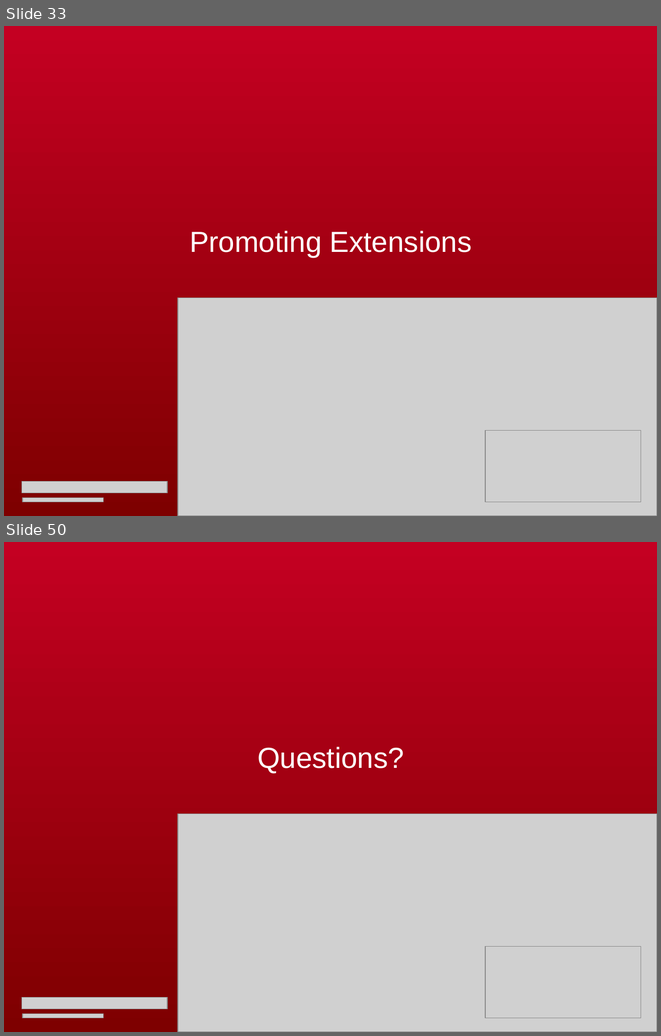
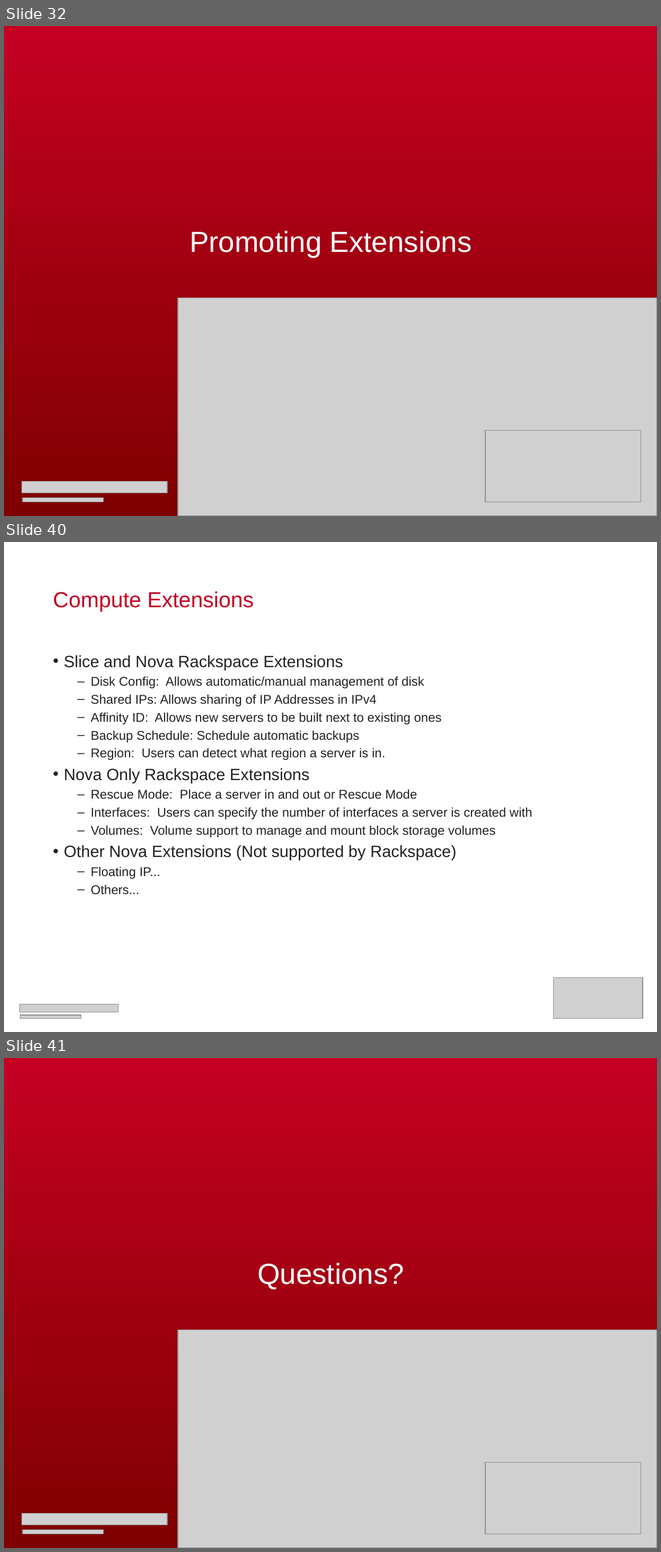
Before and after one commit to RackerWilliams/OpenStack-Extensions, a slide deck: Extensions.ppt. Shown one above the other, each under a label of ours: slides 33 and 50 before the commit, slides 32, 40 and 41 after it; the slides between them are not shown. The pictures are 661x1036 and 661x1552 pixels, drawn with LibreOffice and Linux fonts; fonts in the diff are those of the drawing; grey boxes stand for pictures. Boxes give left, top, right and bottom in pixels: in the first picture for what was removed or moved away, otherwise in the second. Text is boxed around its words. In the diff, an @@ line names an element or a change of style, - is before the commit and + after.

```diff
--- a/Extensions.ppt
+++ b/Extensions.ppt
@@ slide 40 added at [4,542,657,1032], background #FFFFFF @@
@@ title added at [53,591,254,611], 24 pt, text #C40022 @@
+Compute Extensions
@@ text added at [64,655,532,894], 14 pt, text #222222 @@
+• Slice and Nova Rackspace Extensions
+  – Disk Config: Allows automatic/manual management of disk
+  – Shared IPs: Allows sharing of IP Addresses in IPv4
+  – Affinity ID: Allows new servers to be built next to existing ones
+  – Backup Schedule: Schedule automatic backups
+  – Region: Users can detect what region a server is in.
+• Nova Only Rackspace Extensions
+  – Rescue Mode: Place a server in and out or Rescue Mode
+  – Interfaces: Users can specify the number of interfaces a server is created with
+  – Volumes: Volume support to manage and mount block storage volumes
+• Other Nova Extensions (Not supported by Rackspace)
+  – Floating IP...
+  – Others...
@@ picture added at [554,978,643,1018] @@
@@ picture added at [20,1004,118,1012] @@
@@ picture added at [20,1015,81,1018] @@
@@ what was slide 33 is now slide 32 @@
@@ what was slide 50 is now slide 41 @@
```
Also in this commit, not shown: 17 slides changed, 2 other slides added, 12 slides removed.
